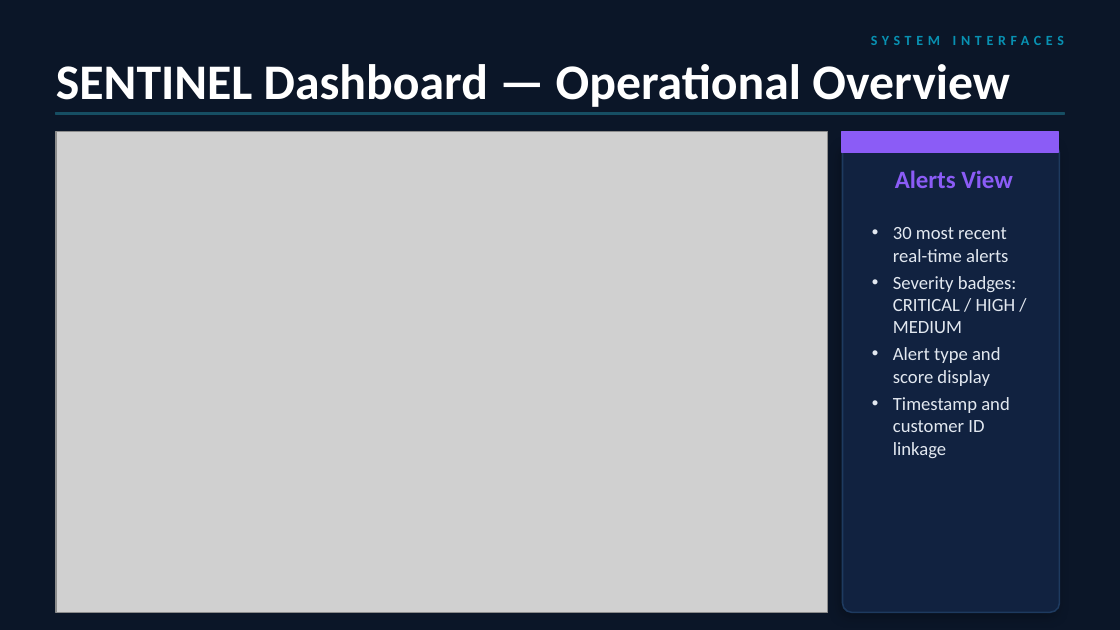
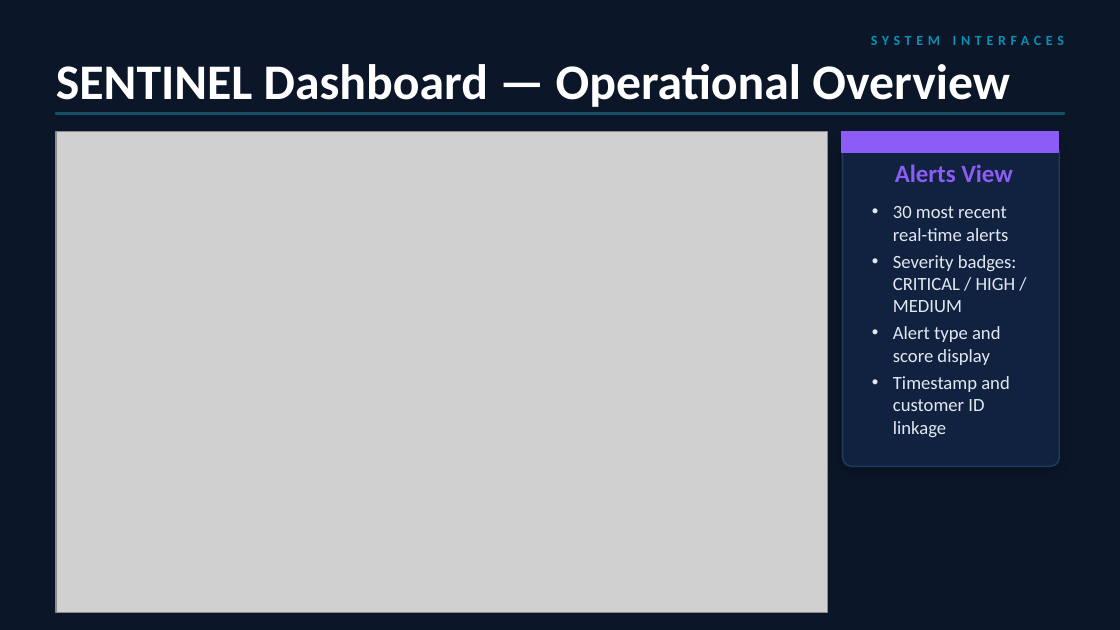
Before and after one commit to MoaviaMahmood/Financial-Transaction-Monitoring, a slide deck: slide 15 of docs/AML_Detection_System_Presentation.pptx (slide 13 before the commit). Drawn at 1120x630 pixels with LibreOffice and Linux fonts; fonts in the diff are those of the drawing; grey boxes stand for pictures. Boxes give left, top, right and bottom in pixels: in the first picture for what was removed or moved away, otherwise in the second. Text is boxed around its words. In the diff, an @@ line names an element or a change of style, - is before the commit and + after.

```diff
--- a/docs/AML_Detection_System_Presentation.pptx
+++ b/docs/AML_Detection_System_Presentation.pptx
@@ rounded rectangle: place and size @@
-rounded rectangle at bbox=[842, 143, 1060, 613]
+rounded rectangle at bbox=[842, 143, 1060, 466]
@@ text "Alerts View": place and size @@
-text "Alerts View" at bbox=[895, 170, 1013, 188]
+text "Alerts View" at bbox=[895, 164, 1013, 182]
@@ text "30 most recent real-time alerts": place and size @@
-text "30 most recent real-time alerts" at bbox=[893, 227, 1017, 458]
+text "30 most recent real-time alerts" at bbox=[893, 206, 1017, 437]
```
Also in this commit, not shown: 20 other slides changed, 3 slides added.
